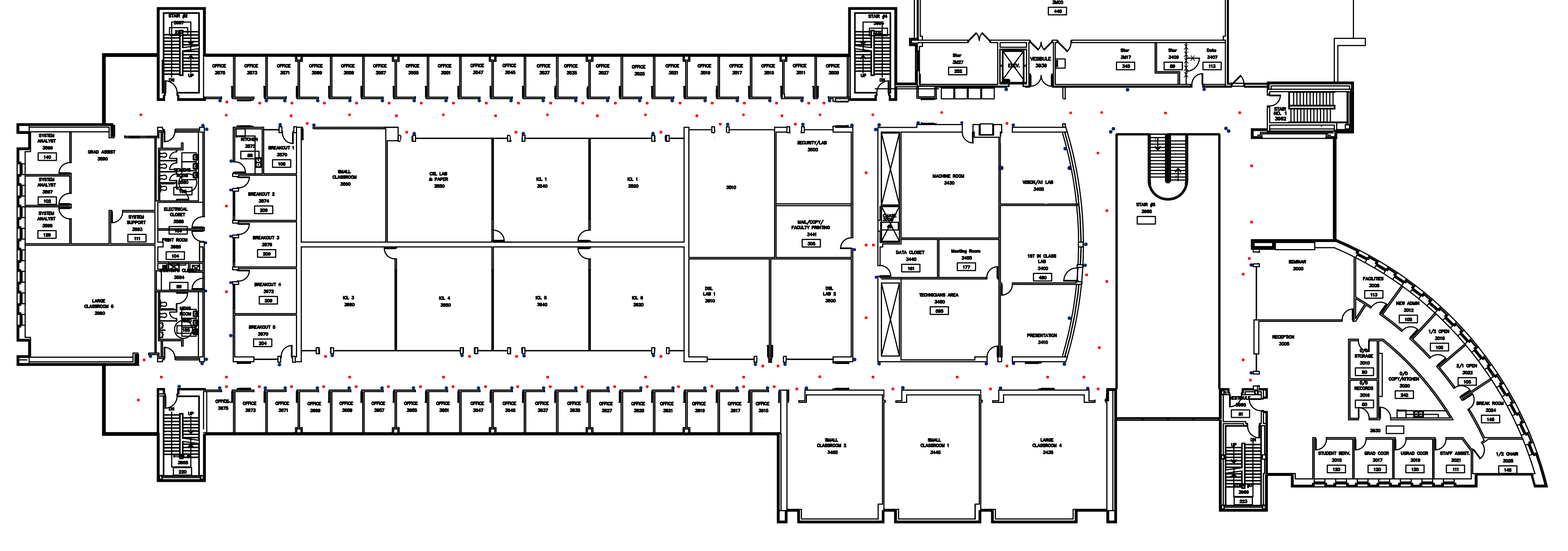
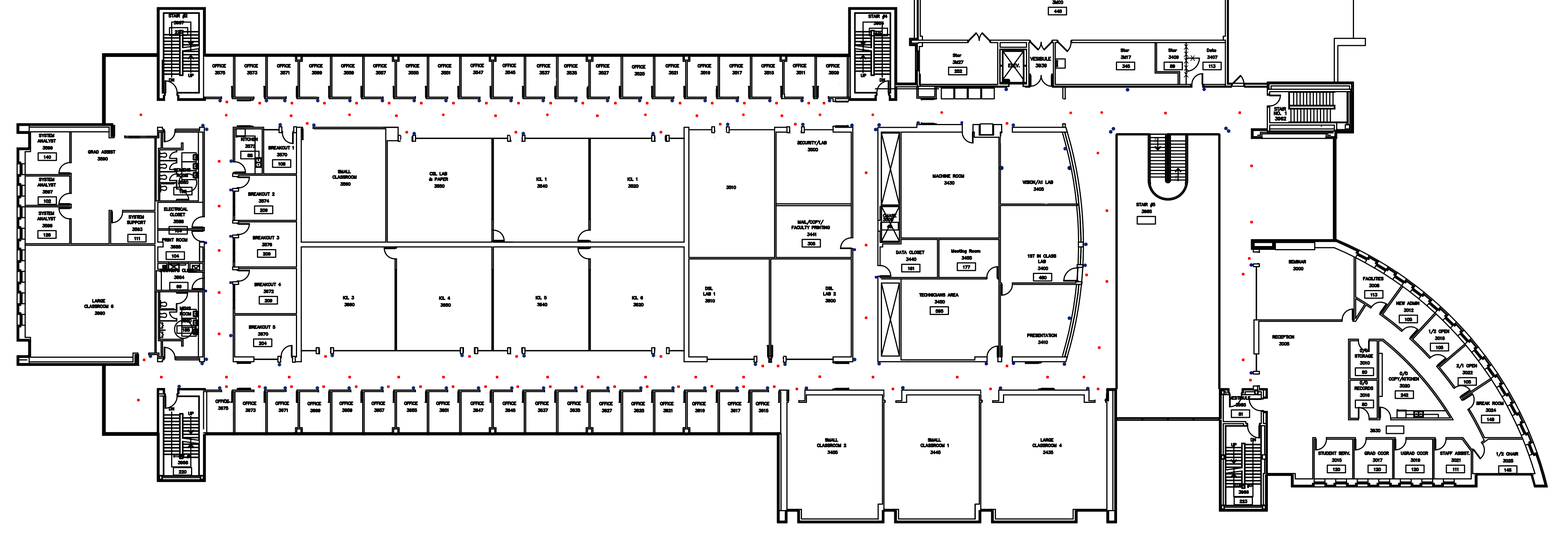
Two versions of the same layered image (1568px x 551px). Layer-by-layer changes:
painted on "Locations" over box(217, 160, 875, 379)
